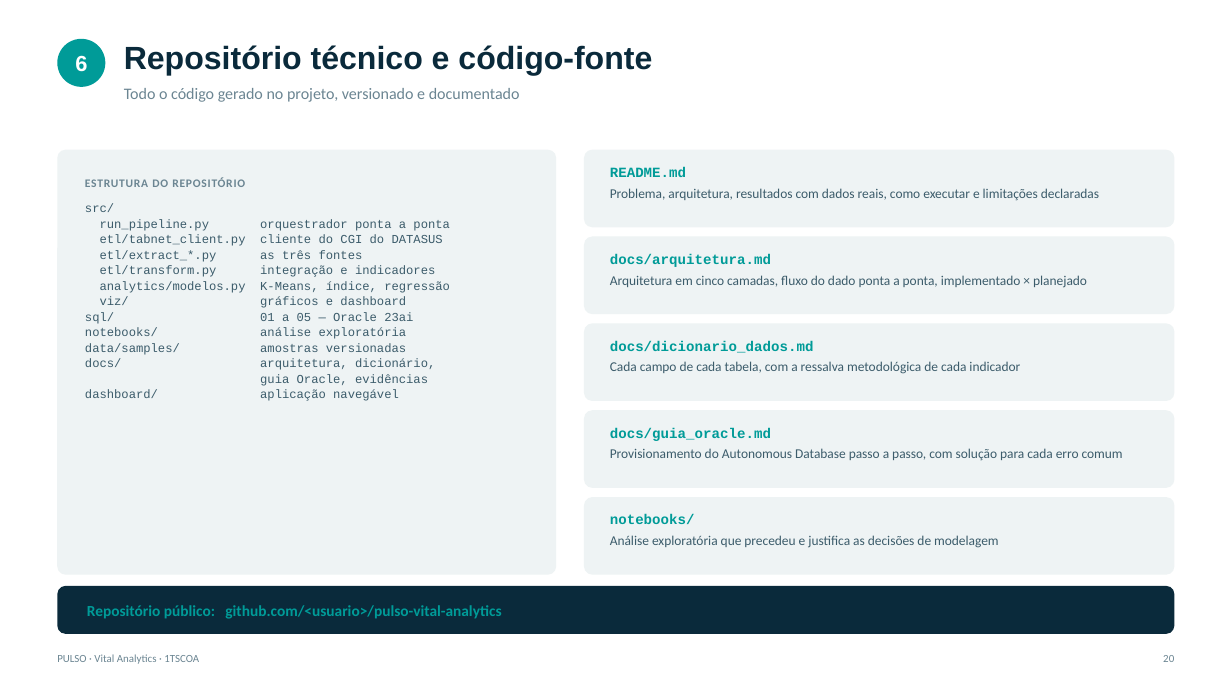
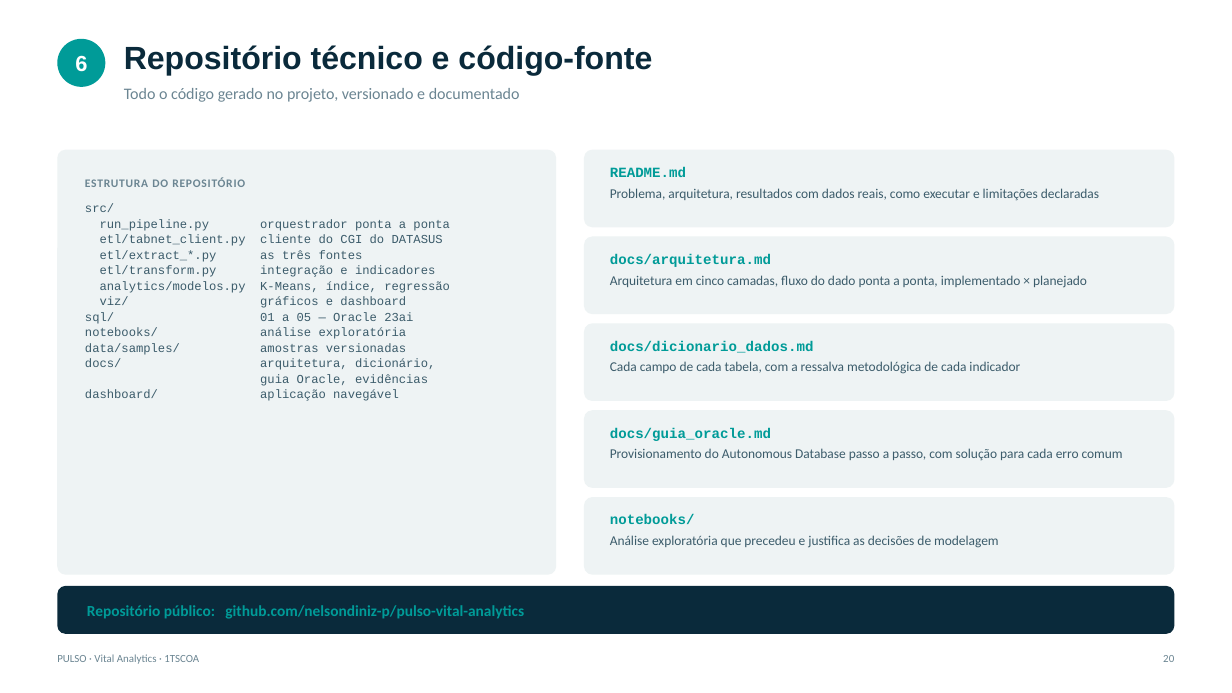
Before and after one commit to nelsondiniz-p/pulso-vital-analytics, a slide deck: slide 20 of EC_Sprint_2_1TSCO_EvidenciasConstrucao_PULSO_VitalAnalytics.pptx. Drawn at 1232x693 pixels with LibreOffice and Linux fonts; fonts in the diff are those of the drawing. Boxes give left, top, right and bottom in pixels: in the first picture for what was removed or moved away, otherwise in the second. Text is boxed around its words. In the diff, an @@ line names an element or a change of style, - is before the commit and + after.

```diff
--- a/EC_Sprint_2_1TSCO_EvidenciasConstrucao_PULSO_VitalAnalytics.pptx
+++ b/EC_Sprint_2_1TSCO_EvidenciasConstrucao_PULSO_VitalAnalytics.pptx
@@ text at (87, 605, 524, 619): text changed @@
-Repositório público: github.com/<usuario>/pulso-vital-analytics
+Repositório público: github.com/nelsondiniz-p/pulso-vital-analytics
```
Also in this commit, not shown: 3 other slides changed, 6 other files.
